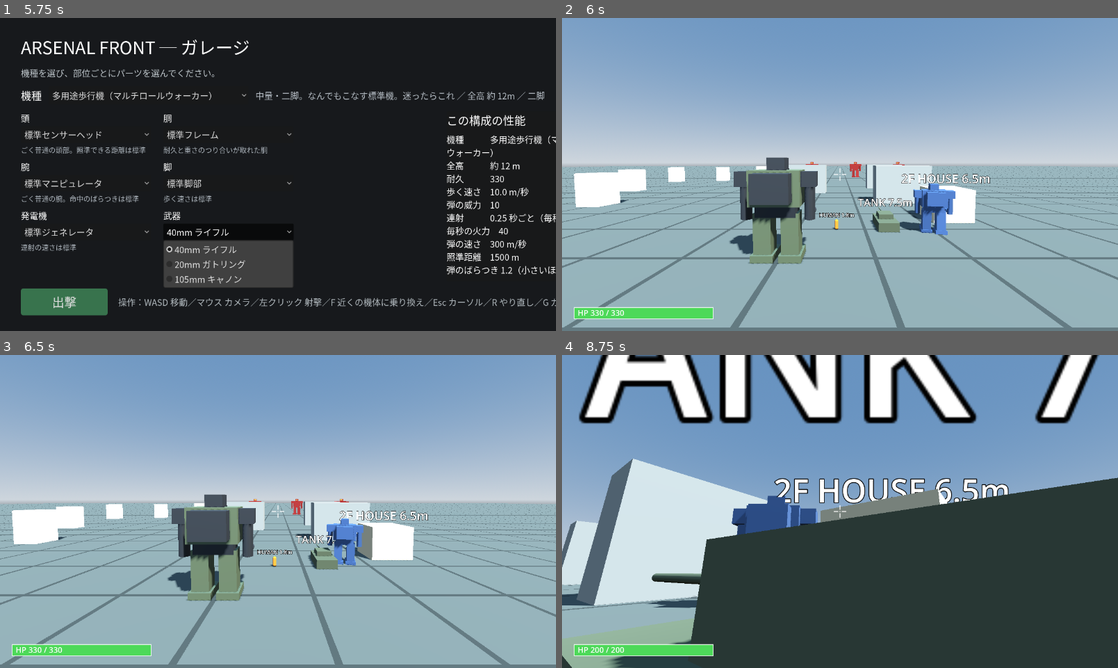
Above: before the commit, frames 1-4 (two rows, left to right).
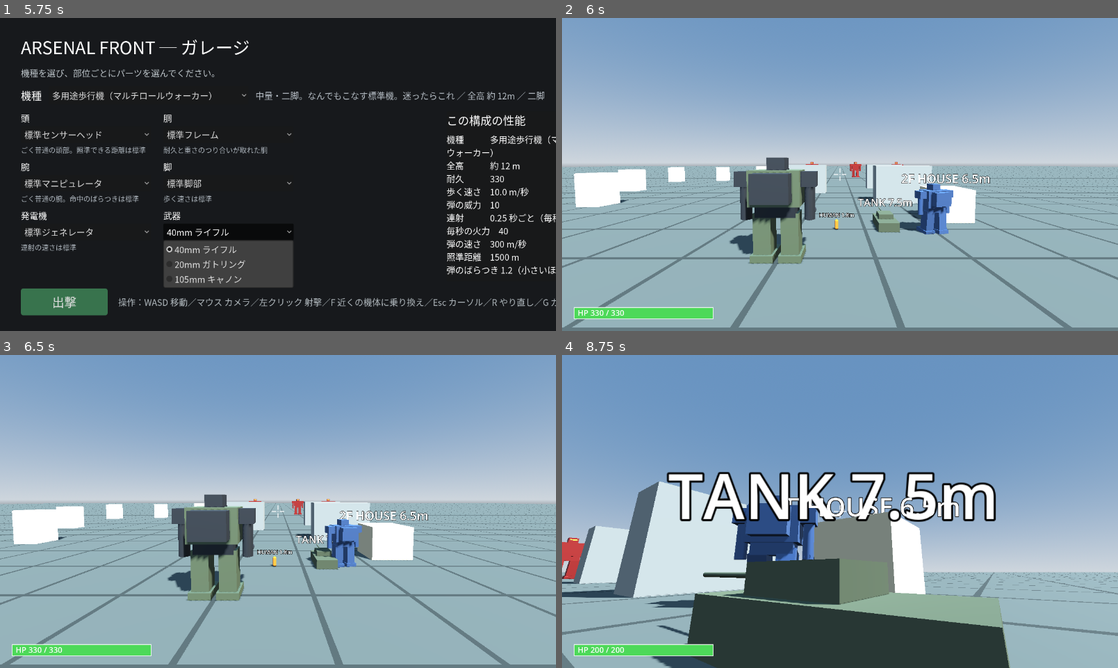
Above: after the commit, the same moments.

Repository: Sierra-117605/ARSENAL-FRONT
Game: Godot game, scene res://scenes/garage.tscn
Same seed, same stepped clock (60 frames per second), same inputs: the game is played once before the commit and once after it.
Inputs (mouse positions are in pixels of both pictures, inside the frame that each line leads up to):
- Up to frame 1 (5.75 s): click "多用途歩行機（マルチロールウォーカー）" at 0.5 s; click "標準センサーヘッド" at 1.25 s; click "標準フレーム" at 2 s; click "標準マニピュレータ" at 2.75 s; click "標準脚部" at 3.5 s; click "標準ジェネレータ" at 4.25 s; click "40mm ライフル" at 5 s
- Up to frame 2 (6 s): click "出撃" at 5.75 s
- Up to frame 3 (6.5 s): no input
- Up to frame 4 (8.75 s): tap Enter at 6.5 s; move the mouse to (867, 511) at 6.52 s; hold W (move_forward) from 6.53 s (still down); tap F (board) at 6.6, 7.55, 8.1 s; click (867, 511) at 6.8 s; move the mouse to (812, 511) at 7.27 s; click (812, 511) at 7.35 s; move the mouse to (851, 505) at 8.02 s; click (851, 505) at 8.3 s

Frame 1 is identical in both runs. In frame 2, 0.5% of the frame differs, in the area x 51-71%, y 46-70%; in frame 3, 0.5%; in frame 4, 50%, in the area x 0-100%, y 0-100%.

Commit message:
部隊化: 自機にも AI を控えさせ乗り換え後も戦う / 敵の狙いを分散
Co-Authored-By: Claude Opus 5 <noreply@anthropic.com>

Diff:
--- a/scenes/field_3d.tscn
+++ b/scenes/field_3d.tscn
@@ -106,6 +106,11 @@
 
 [node name="Robot" parent="." instance=ExtResource("1_robot")]
 use_saved_loadout = true
+team = "player"
+
+[node name="AIPilot" type="Node" parent="Robot" node_paths=PackedStringArray("start_seat")]
+script = ExtResource("9_ai")
+start_seat = NodePath("../DriverSeat")
 
 [node name="Targets" type="Node3D" parent="."]
 
@@ -211,10 +216,9 @@
 max_hp = 100
 body_color = Color(0.55, 0.15, 0.13, 1)
 
-[node name="AIPilot" type="Node" parent="Enemies/Enemy1" node_paths=PackedStringArray("start_seat", "chase_occupant")]
-script = ExtResource("9_ai")
-start_seat = NodePath("../DriverSeat")
-chase_occupant = NodePath("../../../Pilot")
+[node name="AIPilot" type="Node" parent="Enemies/Enemy1" node_paths=PackedStringArray("start_seat")]
+script = ExtResource("9_ai")
+start_seat = NodePath("../DriverSeat")
 [node name="Enemy2" parent="Enemies" instance=ExtResource("1_robot")]
 transform = Transform3D(1, 0, 0, 0, 1, 0, 0, 0, 1, -15, 0, -150)
 pilotable_id = "enemy_02"
@@ -222,10 +226,9 @@
 max_hp = 100
 body_color = Color(0.55, 0.15, 0.13, 1)
 
-[node name="AIPilot" type="Node" parent="Enemies/Enemy2" node_paths=PackedStringArray("start_seat", "chase_occupant")]
-script = ExtResource("9_ai")
-start_seat = NodePath("../DriverSeat")
-chase_occupant = NodePath("../../../Pilot")
+[node name="AIPilot" type="Node" parent="Enemies/Enemy2" node_paths=PackedStringArray("start_seat")]
+script = ExtResource("9_ai")
+start_seat = NodePath("../DriverSeat")
 [node name="Enemy3" parent="Enemies" instance=ExtResource("1_robot")]
 transform = Transform3D(1, 0, 0, 0, 1, 0, 0, 0, 1, 48, 0, -132)
 pilotable_id = "enemy_03"
@@ -233,10 +236,9 @@
 max_hp = 100
 body_color = Color(0.55, 0.15, 0.13, 1)
 
-[node name="AIPilot" type="Node" parent="Enemies/Enemy3" node_paths=PackedStringArray("start_seat", "chase_occupant")]
-script = ExtResource("9_ai")
-start_seat = NodePath("../DriverSeat")
-chase_occupant = NodePath("../../../Pilot")
+[node name="AIPilot" type="Node" parent="Enemies/Enemy3" node_paths=PackedStringArray("start_seat")]
+script = ExtResource("9_ai")
+start_seat = NodePath("../DriverSeat")
 
 [node name="Pilot" type="Node" parent="." node_paths=PackedStringArray("start_seat")]
 script = ExtResource("3_occ")
--- a/scripts/action/ai_pilot.gd
+++ b/scripts/action/ai_pilot.gd
@@ -35,6 +35,12 @@
 @export var retreat_hp_ratio: float = 0.35
 ## 距離を取るときに広げる距離（メートル）
 @export var retreat_distance: float = 45.0
+## 狙いを分散させる範囲（近い順にこの数の中から選ぶ）
+@export var target_spread_count: int = 2
+
+## 何機目の AI か（狙う相手を分散させるのに使う）
+static var _spawn_count: int = 0
+var _squad_index: int = 0
 
 ## 今の横移動の向き（+1 / -1）
 var _strafe_dir: float = 1.0
@@ -48,6 +54,8 @@
 	var vehicle := get_vehicle()
 	if vehicle != null and vehicle.get("weapon") != null:
 		vehicle.weapon.fire_interval = fire_interval
+	_squad_index = _spawn_count
+	_spawn_count += 1
 	# 機体ごとに癖をずらす（全員が同じ動きにならないように）
 	_strafe_timer = randf() * strafe_interval
 	_strafe_dir = 1.0 if randf() < 0.5 else -1.0
@@ -138,23 +146,27 @@
 	return _nearest_enemy()
 
 
-## 敵陣営でいちばん近い機体を探す
+## 敵陣営から狙う相手を選ぶ。
+## 近い順に並べ、上位（既定では 2 機）の中から機体ごとに違う相手を選ぶ。
+## こうしないと敵が全員そろって同じ相手に群がってしまう。
 func _nearest_enemy() -> Pilotable:
 	var vehicle := get_vehicle()
 	if vehicle == null:
 		return null
 	var enemy_team := "enemy" if vehicle.team == "player" else "player"
-	var nearest: Pilotable = null
-	var nearest_distance := INF
+	var candidates: Array[Pilotable] = []
 	for node in vehicle.get_tree().get_nodes_in_group("team_" + enemy_team):
 		var other := node as Pilotable
-		if other == null or not other.is_alive():
-			continue
-		var distance := vehicle.global_position.distance_to(other.global_position)
-		if distance < nearest_distance:
-			nearest = other
-			nearest_distance = distance
-	return nearest
+		if other != null and other.is_alive():
+			candidates.append(other)
+	if candidates.is_empty():
+		return null
+	# 近い順に並べる
+	var origin := vehicle.global_position
+	candidates.sort_custom(func(a: Pilotable, b: Pilotable) -> bool:
+		return origin.distance_to(a.global_position) < origin.distance_to(b.global_position))
+	var choices := mini(candidates.size(), target_spread_count)
+	return candidates[_squad_index % choices]
 
 
 ## 狙いのブレを作る
--- a/scripts/action/occupant.gd
+++ b/scripts/action/occupant.gd
@@ -13,7 +13,7 @@
 
 func _ready() -> void:
 	if start_seat != null:
-		start_seat.sit(self)
+		start_seat.take_over(self)
 
 
 ## 操縦入力を受け取り、座っている席を通して乗り物へ渡す
--- a/scripts/action/seat.gd
+++ b/scripts/action/seat.gd
@@ -36,11 +36,24 @@
 		vehicle.apply_control(Pilotable.empty_control())
 
 
-## プレイヤーがこの席を引き継ぐ（AI が座っていたら席を譲る）
+## この席を引き継ぐ。
+## すでに誰か座っている時、
+##  ・後から来たのが AI なら、その AI が控えに回る（プレイヤー優先）
+##  ・後から来たのがプレイヤーなら、座っていた AI が控えに回る
 func take_over(new_occupant: Occupant) -> void:
-	if occupant != null and occupant != new_occupant:
-		ai_backup = occupant
-		occupant.seat = null
+	if occupant == null:
+		occupant = new_occupant
+		new_occupant.seat = self
+		return
+	if occupant == new_occupant:
+		return
+	if new_occupant is AIPilot and not (occupant is AIPilot):
+		# プレイヤーが座っている席に AI が来た → AI は控え
+		ai_backup = new_occupant
+		new_occupant.seat = null
+		return
+	ai_backup = occupant
+	occupant.seat = null
 	occupant = new_occupant
 	new_occupant.seat = self
 
--- a/tests/test_n2_2_enemy.gd
+++ b/tests/test_n2_2_enemy.gd
@@ -29,6 +29,10 @@
 	# テストでは保存した構成を読まない（シーンの標準設定のまま使う）
 	robot.use_saved_loadout = false
 	enemy = field.get_node("Enemies/Enemy1")
+	# このテストは「敵 1 体がプレイヤーを追う」ことだけを見るので、味方機は遠ざける
+	field.get_node("SpareRobot").position = Vector3(800, 0, 800)
+	for other in ["Enemy2", "Enemy3"]:
+		field.get_node("Enemies/" + other).queue_free()
 	robot.damaged.connect(_on_player_damaged)
 
 
--- a/tests/test_n4_3_board.gd
+++ b/tests/test_n4_3_board.gd
@@ -6,7 +6,7 @@
 ##  2. 遠い機体には乗り換えられない
 ##  3. 近づいて F を押すと、無人の予備機（偵察歩行機）に乗り移れる
 ##  4. 乗り換えると、操作・カメラ・耐久バーの相手がすべて新しい機体になる
-##  5. 元の機体は無人になり、その場で止まる
+##  5. 元の機体は AI が引き継ぐ（置き去りにならない）
 ##  6. もう一度 F を押すと元の機体に戻れる
 ##
 ## 実行：Godot_console.exe --headless --path . --script res://tests/test_n4_3_board.gd
@@ -63,7 +63,9 @@
 			var spare_moved := spare.global_position.distance_to(spare_pos_at_board)
 			var robot_moved := robot.global_position.distance_to(robot_pos_at_board)
 			_report(spare_moved > 2.0, "乗り換えた先の機体が動く (%.1fm)" % spare_moved)
-			_report(robot_moved < 1.0, "降りた機体はその場に残る (%.1fm)" % robot_moved)
+			var robot_seat: Seat = robot.get_node("DriverSeat")
+			_report(robot_seat.occupant is AIPilot,
+				"降りた機体は AI が引き継いでいる（置き去りにならない。移動 %.1fm）" % robot_moved)
 		45:
 			# 6：戻れる
 			spare.global_position = robot.global_position + Vector3(15, 0, 0)
--- a/tests/test_n4_3b_switch_rules.gd
+++ b/tests/test_n4_3b_switch_rules.gd
@@ -3,7 +3,7 @@
 ##
 ## 確かめること：
 ##  1. 予備機に乗り換えた後、置いてきた元の機体が壊されてもゲームオーバーにならない
-##  2. 敵は「今プレイヤーが乗っている機体」を狙う（乗り換えに追従する）
+##  2. 敵は自軍の機体（生きているもの）を狙い、壊れた機体には構わない
 ##  3. 今乗っている機体が壊れたら「撃破（負け）」になる
 ##
 ## 実行：Godot_console.exe --headless --path . --script res://tests/test_n4_3b_switch_rules.gd
@@ -33,18 +33,24 @@
 	frame += 1
 	match frame:
 		10:
-			_report(enemy_pilot._current_target() == robot, "最初は敵がプレイヤー機を狙う")
+			var first_target := enemy_pilot._current_target()
+			_report(first_target != null and (first_target as Pilotable).team == "player",
+				"敵は自軍のいずれかを狙う (%s)" % first_target.name)
 			spare.global_position = robot.global_position + Vector3(20, 0, 0)
 		15:
 			_report(input.try_board_nearby(), "予備機に乗り換えた")
-			_report(enemy_pilot._current_target() == spare, "敵の狙いが乗り換え先に変わる")
+			var target_after := enemy_pilot._current_target()
+			_report(target_after != null and (target_after as Pilotable).team == "player",
+				"乗り換え後も敵は自軍のいずれかを狙う (%s)" % target_after.name)
 		20:
 			# 1：置いてきた元の機体を壊す
 			robot.take_hit(10000)
 		25:
 			_report(not robot.is_alive(), "置いてきた機体は壊れた")
 			_report(battle.outcome == "", "乗り捨てた機体が壊れてもゲームオーバーにならない")
-			_report(enemy_pilot._current_target() == spare, "敵は今の機体を狙い続ける")
+			var target_now := enemy_pilot._current_target()
+			_report(target_now != null and (target_now as Pilotable).is_alive(),
+				"敵は生きている自軍機を狙い続ける (%s)" % target_now.name)
 		30:
 			# 3：今乗っている機体を壊す
 			spare.take_hit(10000)
--- a/tests/test_n4_3c_ai_ally.gd
+++ b/tests/test_n4_3c_ai_ally.gd
@@ -6,7 +6,7 @@
 ##  2. 味方 AI は敵陣営を狙い、敵 AI は自軍を狙う（同士討ちしない）
 ##  3. プレイヤーが味方機に乗り込むと、AI は席を譲る（操作はプレイヤーのものになる）
 ##  4. プレイヤーが別の機体へ移ると、置いていった機体の AI が操縦を再開する
-##  5. 敵は「今プレイヤーが乗っている機体」を優先して狙う
+##  5. 敵は自軍の機体を狙う（狙いは機体ごとに分かれる）
 ##
 ## 実行：Godot_console.exe --headless --path . --script res://tests/test_n4_3c_ai_ally.gd
 
@@ -45,7 +45,9 @@
 			var ally_target := ally_ai._current_target()
 			_report(ally_target != null and (ally_target as Pilotable).team == "enemy",
 				"味方 AI は敵を狙う (%s)" % [ally_target.name if ally_target != null else "なし"])
-			_report(enemy_ai._current_target() == robot, "敵はプレイヤー機を狙う")
+			var enemy_target := enemy_ai._current_target()
+			_report(enemy_target != null and (enemy_target as Pilotable).team == "player",
+				"敵は自軍機を狙う (%s)" % enemy_target.name)
 		40:
 			# 味方 AI が自分で動いているか（少し前に出ているはず）
 			_report(spare.control["move_z"] != 0.0 or spare.control["fire"],
@@ -56,7 +58,9 @@
 			_report(input.try_board_nearby(), "AI が乗っている味方機にも乗り込める")
 			_report(spare_seat.occupant == pilot, "操縦席がプレイヤーのものになる")
 			_report(spare_seat.ai_backup == ally_ai, "AI 乗員は席を譲って控えている")
-			_report(enemy_ai._current_target() == spare, "敵の狙いも乗り換え先に移る")
+			var enemy_target2 := enemy_ai._current_target()
+			_report(enemy_target2 != null and (enemy_target2 as Pilotable).team == "player",
+				"乗り換え後も敵は自軍機を狙う (%s)" % enemy_target2.name)
 		50:
 			# 4：元の機体へ戻る
 			_report(input.try_board_nearby(), "元の機体に戻れる")
--- /dev/null
+++ b/tests/test_n4_5_squad.gd
@@ -0,0 +1,82 @@
+extends SceneTree
+## 部隊としての振る舞いの確認（乗り換え後の自機と、敵の狙いの分かれ方）。
+##
+## 確かめること：
+##  1. 自機にも AI 乗員が控えていて、プレイヤーが座っている間は AI が操作しない
+##  2. 味方機に乗り換えると、置いていった自機を AI が動かして戦い始める
+##  3. 敵は自機だけを狙わず、いちばん近い自軍機を狙う（味方機にも交戦する）
+##  4. 乗り換えても勝敗判定は「今乗っている機体」のまま
+##
+## 実行：Godot_console.exe --headless --path . --script res://tests/test_n4_5_squad.gd
+
+var field: Node
+var battle: Battle
+var robot: Robot
+var spare: Robot
+var input: PlayerInput
+var pilot: Occupant
+var robot_ai: AIPilot
+var robot_seat: Seat
+var enemies: Array = []
+var frame := 0
+var failed := false
+var robot_pos_at_switch := Vector3.ZERO
+
+
+func _initialize() -> void:
+	field = load("res://scenes/field_3d.tscn").instantiate()
+	root.add_child(field)
+	battle = field
+	robot = field.get_node("Robot")
+	robot.use_saved_loadout = false
+	spare = field.get_node("SpareRobot")
+	input = field.get_node("PlayerInput")
+	pilot = field.get_node("Pilot")
+	robot_ai = field.get_node("Robot/AIPilot")
+	robot_seat = field.get_node("Robot/DriverSeat")
+	enemies = field.get_node("Enemies").get_children()
+
+
+func _physics_process(_delta: float) -> bool:
+	frame += 1
+	match frame:
+		10:
+			_report(robot_seat.occupant == pilot, "自機の操縦席にはプレイヤーが座っている")
+			_report(robot_seat.ai_backup == robot_ai, "自機にも AI 乗員が控えている")
+			_report(robot.control["move_z"] == 0.0 and not robot.control["fire"],
+				"プレイヤーが乗っている間、AI は勝手に動かさない")
+		20:
+			# 3：敵の狙いが分かれているか（自機だけに集中していないか）
+			var targets := []
+			for enemy in enemies:
+				var ai: AIPilot = enemy.get_node("AIPilot")
+				var t := ai._current_target()
+				targets.append(t.name if t != null else "なし")
+			var unique := {}
+			for t in targets:
+				unique[t] = true
+			_report(unique.size() >= 2, "敵の狙いが分かれている（全員が同じ相手に群がらない）狙い：%s" % [targets])
+			# 味方機を近くへ寄せて乗り換える
+			spare.global_position = robot.global_position + Vector3(20, 0, 0)
+		25:
+			_report(input.try_board_nearby(), "味方機に乗り換えた")
+			_report(robot_seat.occupant == robot_ai, "降りた自機は AI が操縦を引き継ぐ")
+			robot_pos_at_switch = robot.global_position
+		90:
+			var moved := robot.global_position.distance_to(robot_pos_at_switch)
+			_report(moved > 2.0 or robot.control["fire"],
+				"降りた自機が AI で動く・撃つ (移動 %.1fm / 射撃 %s)" % [moved, robot.control["fire"]])
+			_report(battle.outcome == "", "まだ決着はついていない")
+			# 4：今乗っている機体を壊すと負け
+			spare.take_hit(100000)
+		95:
+			_report(battle.outcome == "lose", "今乗っている機体が壊れたら撃破 (%s)" % battle.outcome)
+			print("RESULT: ", "FAIL" if failed else "PASS")
+			return true
+	return false
+
+
+func _report(ok: bool, msg: String) -> void:
+	print("[", "OK" if ok else "NG", "] ", msg)
+	if not ok:
+		failed = true
Not shown, added: tests/test_n4_5_squad.gd.uid
Not shown, changed: KNOWLEDGE.md
Not shown, changed: SPEC.md
